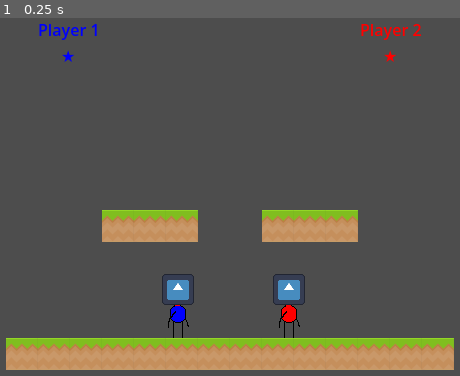
Above: before the commit, frame 1.
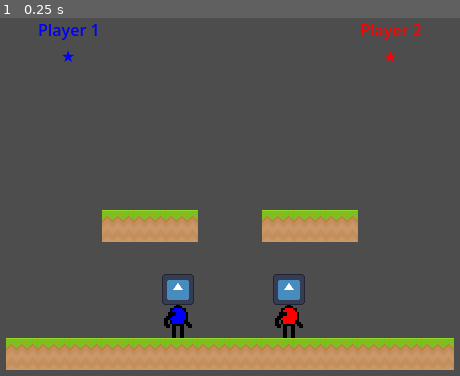
Above: after the commit, the same moment.

Repository: doctor-g/GGJ26
Game: Godot game, scene res://world/world.tscn
Same seed, same stepped clock (60 frames per second), same inputs: the game is played once before the commit and once after it. The engine's default icon, where the game draws it, is replaced by a stand-in: a white triangle on a blue panel in a dark square.
Inputs:
- Up to frame 1 (0.25 s): no input

The runs differ from the first frame. In frame 1, 0.4% of the frame differs, in the area x 35-66%, y 80-90%.

Commit message:
Add animations

Diff:
--- a/project/guy/body_sprite.tscn
+++ b/project/guy/body_sprite.tscn
@@ -1,34 +1,50 @@
 [gd_scene format=3 uid="uid://dm8uom6ics47q"]
 
 [ext_resource type="Texture2D" uid="uid://csl2gt2v4y6w4" path="res://guy/guy_idle.png" id="1_1h6ef"]
-[ext_resource type="Texture2D" uid="uid://dxa2imroyiu16" path="res://guy/guy_push.png" id="2_3ljeu"]
-[ext_resource type="Texture2D" uid="uid://cth2anw0mdxgx" path="res://guy/guy_jump.png" id="2_srdcs"]
+[ext_resource type="Texture2D" uid="uid://fha5thbiw2tn" path="res://guy/guy_jump.png" id="2_srdcs"]
+[ext_resource type="Texture2D" uid="uid://f6a5gsdnq72v" path="res://guy/guy_shove.png" id="3_srdcs"]
 [ext_resource type="Texture2D" uid="uid://c1oi534wb1v4g" path="res://guy/guy_shoved_front.png" id="4_sriu0"]
-[ext_resource type="Texture2D" uid="uid://cdi86fukuxxa6" path="res://guy/guy_walk.png" id="5_srdcs"]
+[ext_resource type="Texture2D" uid="uid://pc8v7b2bkc7x" path="res://guy/guy_walk.png" id="5_srdcs"]
 
 [sub_resource type="AtlasTexture" id="AtlasTexture_sriu0"]
-atlas = ExtResource("5_srdcs")
-region = Rect2(0, 0, 32, 40)
+atlas = ExtResource("2_srdcs")
+region = Rect2(16, 0, 16, 20)
 
 [sub_resource type="AtlasTexture" id="AtlasTexture_sqby2"]
-atlas = ExtResource("5_srdcs")
-region = Rect2(32, 0, 32, 40)
+atlas = ExtResource("2_srdcs")
+region = Rect2(0, 20, 16, 20)
 
 [sub_resource type="AtlasTexture" id="AtlasTexture_clkmg"]
-atlas = ExtResource("5_srdcs")
-region = Rect2(64, 0, 32, 40)
+atlas = ExtResource("3_srdcs")
+region = Rect2(0, 0, 16, 20)
 
 [sub_resource type="AtlasTexture" id="AtlasTexture_wf0pj"]
-atlas = ExtResource("5_srdcs")
-region = Rect2(0, 40, 32, 40)
+atlas = ExtResource("3_srdcs")
+region = Rect2(16, 0, 16, 20)
 
 [sub_resource type="AtlasTexture" id="AtlasTexture_irk7y"]
 atlas = ExtResource("5_srdcs")
-region = Rect2(32, 40, 32, 40)
+region = Rect2(0, 0, 16, 20)
 
 [sub_resource type="AtlasTexture" id="AtlasTexture_n485r"]
 atlas = ExtResource("5_srdcs")
-region = Rect2(64, 40, 32, 40)
+region = Rect2(16, 0, 16, 20)
+
+[sub_resource type="AtlasTexture" id="AtlasTexture_0hekb"]
+atlas = ExtResource("5_srdcs")
+region = Rect2(32, 0, 16, 20)
+
+[sub_resource type="AtlasTexture" id="AtlasTexture_ton4c"]
+atlas = ExtResource("5_srdcs")
+region = Rect2(0, 20, 16, 20)
+
+[sub_resource type="AtlasTexture" id="AtlasTexture_ow1bb"]
+atlas = ExtResource("5_srdcs")
+region = Rect2(16, 20, 16, 20)
+
+[sub_resource type="AtlasTexture" id="AtlasTexture_7jgs8"]
+atlas = ExtResource("5_srdcs")
+region = Rect2(32, 20, 16, 20)
 
 [sub_resource type="SpriteFrames" id="SpriteFrames_ynse4"]
 animations = [{
@@ -42,7 +58,10 @@
 }, {
 "frames": [{
 "duration": 1.0,
-"texture": ExtResource("2_srdcs")
+"texture": SubResource("AtlasTexture_sriu0")
+}, {
+"duration": 1.0,
+"texture": SubResource("AtlasTexture_sqby2")
 }],
 "loop": true,
 "name": &"jump",
@@ -50,7 +69,10 @@
 }, {
 "frames": [{
 "duration": 1.0,
-"texture": ExtResource("2_3ljeu")
+"texture": SubResource("AtlasTexture_clkmg")
+}, {
+"duration": 1.0,
+"texture": SubResource("AtlasTexture_wf0pj")
 }],
 "loop": true,
 "name": &"push",
@@ -66,22 +88,22 @@
 }, {
 "frames": [{
 "duration": 1.0,
-"texture": SubResource("AtlasTexture_sriu0")
-}, {
-"duration": 1.0,
-"texture": SubResource("AtlasTexture_sqby2")
-}, {
-"duration": 1.0,
-"texture": SubResource("AtlasTexture_clkmg")
-}, {
-"duration": 1.0,
-"texture": SubResource("AtlasTexture_wf0pj")
-}, {
-"duration": 1.0,
 "texture": SubResource("AtlasTexture_irk7y")
 }, {
 "duration": 1.0,
 "texture": SubResource("AtlasTexture_n485r")
+}, {
+"duration": 1.0,
+"texture": SubResource("AtlasTexture_0hekb")
+}, {
+"duration": 1.0,
+"texture": SubResource("AtlasTexture_ton4c")
+}, {
+"duration": 1.0,
+"texture": SubResource("AtlasTexture_ow1bb")
+}, {
+"duration": 1.0,
+"texture": SubResource("AtlasTexture_7jgs8")
 }],
 "loop": true,
 "name": &"walk",
@@ -90,7 +112,7 @@
 
 [node name="BodySprite" type="AnimatedSprite2D" unique_id=324161803]
 texture_filter = 1
+scale = Vector2(2, 2)
 sprite_frames = SubResource("SpriteFrames_ynse4")
-animation = &"walk"
+animation = &"idle"
 autoplay = "idle"
-frame_progress = 0.81417197
Binary file changed: project/guy/guy_idle.png
Binary file changed: project/guy/guy_jump.png
Binary file removed: project/guy/guy_push.png
Binary file added: project/guy/guy_shove.png
Not shown, changed: project/guy/guy_shove.png.import
Binary file changed: project/guy/guy_walk.png
Not shown, changed: project/guy/guy_walk.png.import
Binary file added: project/guy/mask_luchador.png
Not shown, added: project/guy/mask_luchador.png.import
